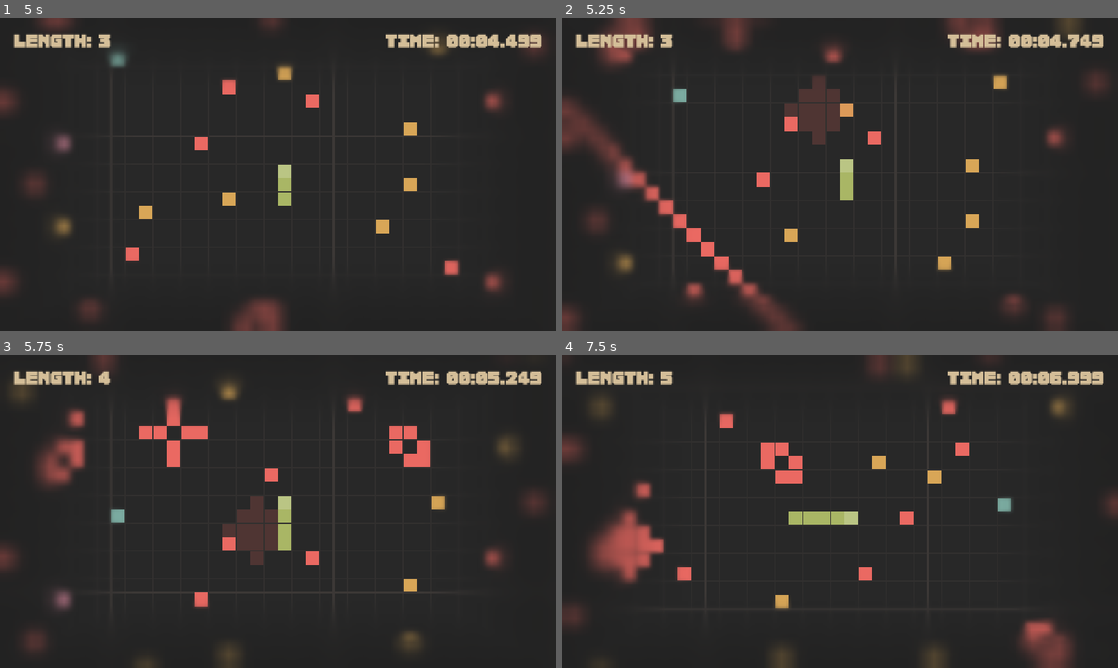
Above: before the commit, frames 1-4 (two rows, left to right).
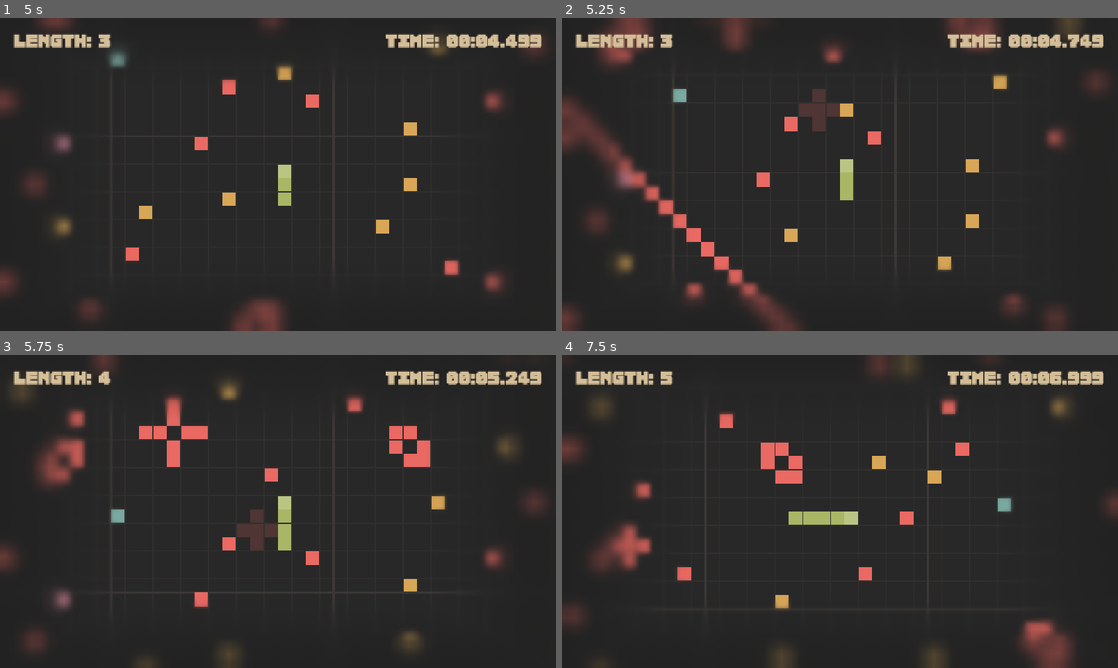
Above: after the commit, the same moments.

Repository: Shh37/Serbent
Game: Godot game, scene res://scenes/Main.tscn
Same seed, same stepped clock (60 frames per second), same inputs: the game is played once before the commit and once after it.
Inputs:
- Up to frame 1 (5 s): tap Enter at 0.5 s; hold Right (ui_right) 0.53-1.28 s; hold Enter 0.53-1.28 s; tap Space at 0.77, 1.52, 3.02, 3.77, 4.52 s; hold Down (ui_down) 1.28-2.03 s; tap Keypad Enter at 1.35, 2.85, 4.35 s; hold Right (ui_right) 2.03-2.78 s; hold Enter 2.03-2.78 s; hold Up (ui_up) 2.78-3.53 s; hold Enter 3.53-4.28 s; hold Left (ui_left) from 3.53 s (still down)
- Up to frame 2 (5.25 s): release Left (ui_left) at 5.03 s; hold Down (ui_down) from 5.03 s (still down); hold Enter from 5.03 s (still down)
- Up to frame 3 (5.75 s): keep holding Down (ui_down); keep holding Enter
- Up to frame 4 (7.5 s): release Down (ui_down) at 5.78 s; release Enter at 5.78 s; hold Right (ui_right) 5.78-6.53 s; tap Keypad Enter at 5.85, 7.35 s; tap Space at 6.02, 6.77 s; hold Up (ui_up) 6.53-7.28 s; hold Enter 6.53-7.28 s; hold Right (ui_right) from 7.28 s (still down)

Frame 1 is identical in both runs. In frame 2, 0.7% of the frame differs, in the area x 40-50%, y 18-41%; in frame 3, 0.7%; in frame 4, 1.7%, in the area x 5-19%, y 48-74%.

Commit message:
feat: 爆弾の改善 - 3つのサイズの追加 - サイズによる確率の定義 - 正規分布の導入による出現時間の調整

Diff:
--- a/scripts/Bomb.gd
+++ b/scripts/Bomb.gd
@@ -9,9 +9,11 @@
 var flicker_speed = 0.1
 var flicker_timer = 0.0
 var show_warning = true
+var radius = 2
 
-func setup(p_center_grid_pos: Vector2i):
+func setup(p_center_grid_pos: Vector2i, p_radius: int = 2):
 	center_grid_pos = p_center_grid_pos
+	radius = p_radius
 	timer = warning_time
 	queue_redraw()
 
@@ -52,30 +54,27 @@
 	var snake = world.get_parent().get_node("Snake")
 	if snake and snake.has_method("cut_snake"):
 		var body = snake.body
-		var half_size = GameConstants.BOMB_SIZE / 2
 
 		# Check if any segment is within the diamond-shaped explosion range
 		for i in range(body.size()):
 			var pos = body[i]
 			var dx = abs(pos.x - center_grid_pos.x)
 			var dy = abs(pos.y - center_grid_pos.y)
-			if dx + dy <= half_size:
+			if dx + dy <= radius:
 				snake.cut_snake(i)
 				break
 
 func _draw():
 	var cell_size = GameConstants.CELL_SIZE
 	var color = GameConstants.COLOR_DANGER
-	var half_size = GameConstants.BOMB_SIZE / 2
-	var size = GameConstants.BOMB_SIZE
 
 	var warning_color = color
 	warning_color.a = 0.2 if not is_active else 1.0
 
 	if is_active or show_warning:
-		for x in range(-half_size, half_size + 1):
-			for y in range(-half_size, half_size + 1):
-				if abs(x) + abs(y) <= half_size:
+		for x in range(-radius, radius + 1):
+			for y in range(-radius, radius + 1):
+				if abs(x) + abs(y) <= radius:
 					var draw_pos = Vector2(center_grid_pos + Vector2i(x, y)) * cell_size
 					draw_rect(Rect2(draw_pos, Vector2(cell_size, cell_size)), warning_color)
 
--- a/scripts/World.gd
+++ b/scripts/World.gd
@@ -39,7 +39,8 @@
 	bomb_timer += delta
 	if bomb_timer >= next_bomb_time:
 		bomb_timer = 0.0
-		next_bomb_time = randf_range(6.0, 12.0) # Spawn every 6-12 seconds
+		# Normal distribution centered at 4.0, flattened (sigma=3.0) to make extremes more frequent
+		next_bomb_time = clamp(randfn(4.0, 3.0), 0.5, 8.5)
 		spawn_random_bomb()
 
 func spawn_random_beam():
@@ -97,7 +98,16 @@
 	bomb.set_script(load("res://scripts/Bomb.gd"))
 	add_child(bomb)
 
-	bomb.setup(center)
+	var r = randf()
+	var radius = 2 # Default
+	if r < 0.5:
+		radius = 1 # Small (frequent)
+	elif r < 0.85:
+		radius = 2 # Medium
+	else:
+		radius = 3 # Large (rare)
+
+	bomb.setup(center, radius)
 	register_bomb(bomb)
 
 func register_point(global_pos: Vector2i, point_node: Node):
@@ -166,10 +176,9 @@
 	for bomb in active_bombs:
 		if bomb.is_active:
 			var pos = snake.body[0] # Head
-			var half_size = GameConstants.BOMB_SIZE / 2
 			var dx = abs(pos.x - bomb.center_grid_pos.x)
 			var dy = abs(pos.y - bomb.center_grid_pos.y)
-			if dx + dy <= half_size:
+			if dx + dy <= bomb.radius:
 				snake.cut_snake(0) # Head hit active explosion = game over
 				return
 
